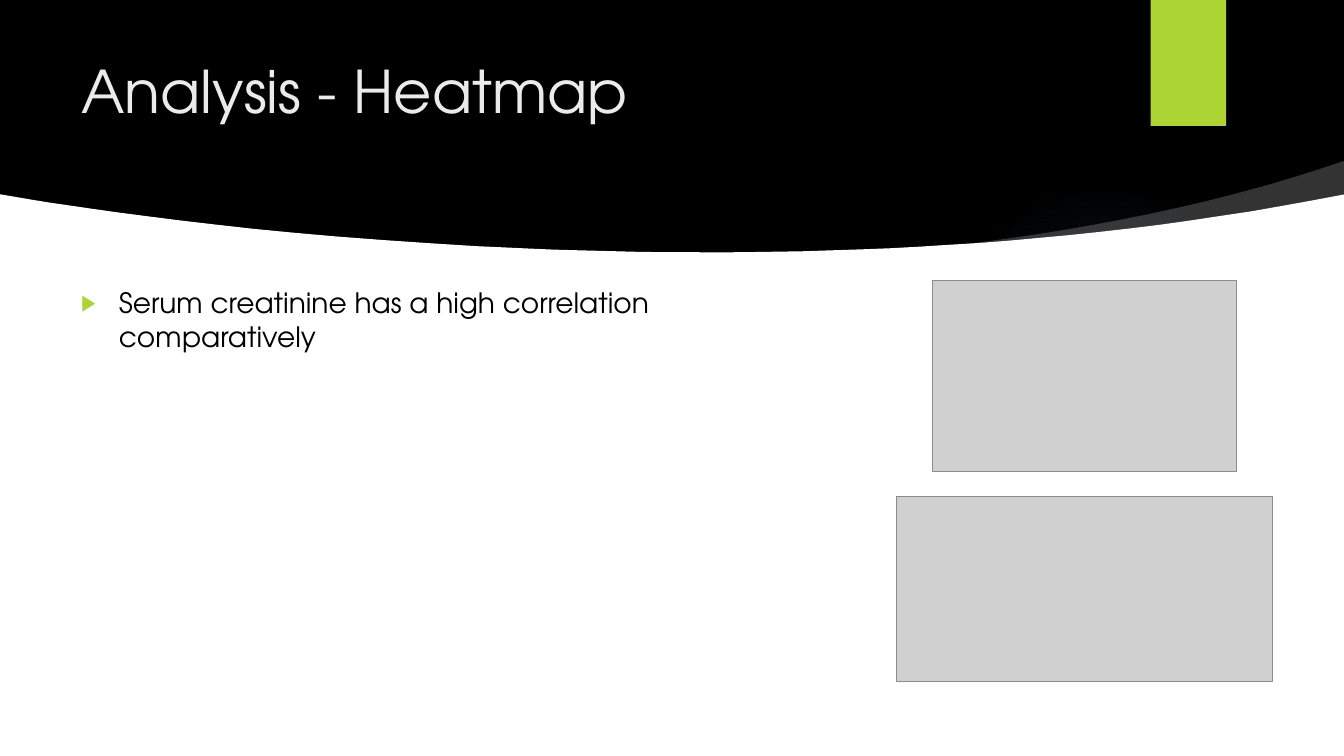
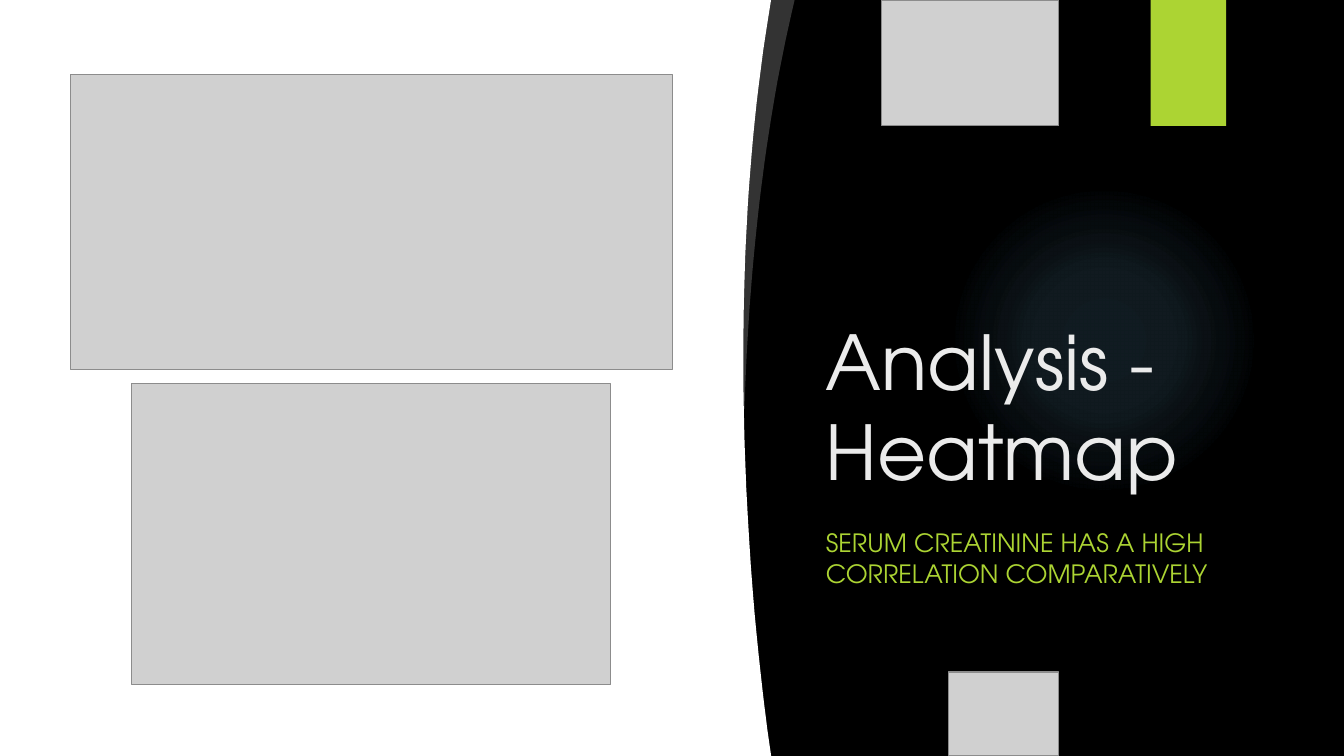
Before and after one commit to TylerYinAnderson/Heart-Failure-Predictions, a slide deck: slide 7 of Heart Failure Predictions Presentation.pptx. Drawn at 1344x756 pixels with LibreOffice and Linux fonts; fonts in the diff are those of the drawing; grey boxes stand for pictures; background and template pictures are left out. Boxes give left, top, right and bottom in pixels: in the first picture for what was removed or moved away, otherwise in the second. Text is boxed around its words. In the diff, an @@ line names an element or a change of style, - is before the commit and + after.

```diff
--- a/Heart Failure Predictions Presentation.pptx
+++ b/Heart Failure Predictions Presentation.pptx
@@ rectangle added at bbox=[0, 0, 671, 756], fill #FFFFFF @@
@@ freeform shape at bbox=[624, 0, 772, 756]: rotation 0 to 90 degrees; outline redrawn @@
@@ freeform shape added at bbox=[733, 0, 795, 409], fill #FFFFFF at 20% opacity @@
@@ picture added at bbox=[882, 0, 1059, 126] @@
@@ picture: place and size @@
-picture at bbox=[896, 497, 1272, 682]
+picture at bbox=[71, 75, 673, 370]
@@ title "Analysis - Heatmap": place and size @@
-title "Analysis - Heatmap" at bbox=[81, 69, 628, 125]
+title "Analysis - Heatmap" at bbox=[826, 334, 1178, 495]
@@ title "Analysis - Heatmap" at bbox=[826, 334, 1178, 495]: size 42 to 54 pt; vertical alignment top to bottom @@
@@ freeform shape removed at bbox=[962, 161, 1344, 252] @@
@@ ellipse added at bbox=[949, 185, 1259, 495], fill gradient #7AC4F0 @@
@@ picture added at bbox=[0, 294, 445, 756] @@
@@ picture added at bbox=[0, 319, 167, 580] @@
@@ picture: place and size @@
-picture at bbox=[933, 281, 1237, 473]
+picture at bbox=[132, 384, 611, 685]
@@ rectangle removed at bbox=[0, 433, 1344, 756] @@
@@ text at bbox=[826, 533, 1208, 584]: text changed; size 20 to 18 pt; text colour #000000 to #ACD433 @@
-▶ Serum creatinine has a high correlation comparatively
+SERUM CREATININE HAS A HIGH CORRELATION COMPARATIVELY
@@ picture added at bbox=[949, 673, 1059, 756] @@
```
Also in this commit, not shown: 1 other slide changed, 2 other files.
